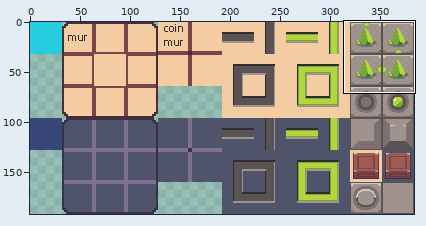
Two states of a sprite sheet, assets/images/tilemap.png. Above: a wide view before the commit, with the close-up outlined.
Close-up. Before:
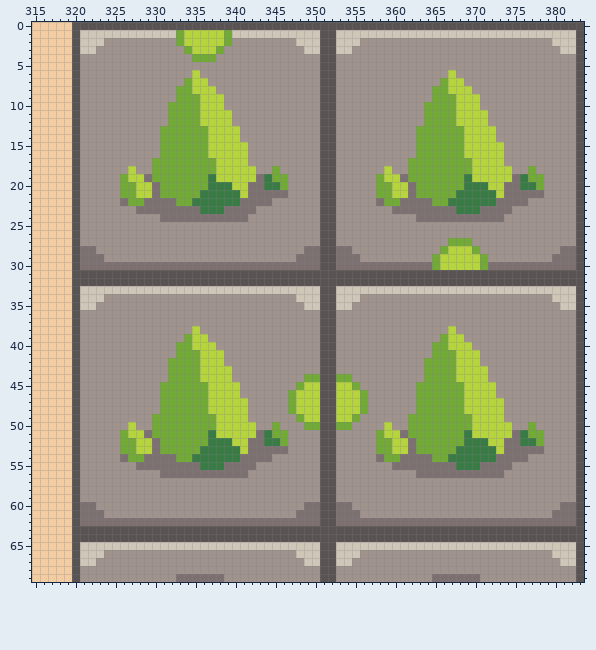
The file is 384x192 pixels. Shown: x 315..383, y 0..69. The commit also changed other parts of the picture, which this record leaves out.
After:
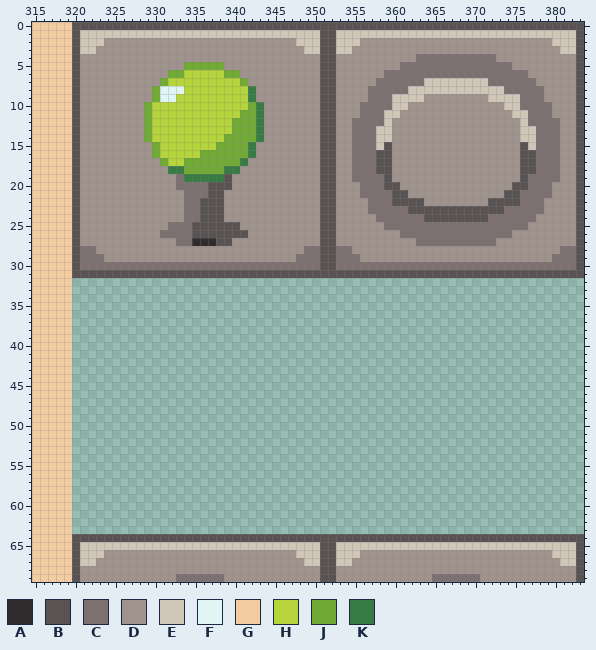
Palette (. is transparent): A #302c2e  B #5a5353  C #7d7071  D #a0938e  E #cfc6b8  F #dff6f5  G #f4cca1  H #b6d53c  J #71aa34  K #397b44
The exact change:
Changed rows in their new state; - is an unchanged pixel.
first column x 320:
 1 -------------EEEEEEE--------------------------------------------
 2 -------------DDDDDDD--------------------------------------------
 3 --------------DDDDD---------------------------------------------
 4 ---------------DDD-------------------------CCCCCCCCCC-----------
 5 --------------JJJJJ----------------------CCCCCCCCCCCCCC---------
 6 ------------JJH-HHHJJ------------------CCCCCCCCCCCCCCCCCC-------
 7 -----------JHHH--HHHHJ----------------CCCCCCEEEEEEEECCCCCC------
 8 ----------JFFFH---HHHHK--------------CCCCCEEEEEEEEEEEECCCCC-----
 9 ----------JFFHHH---HHHK--------------CCCEEEE-DDDDDD-EEEECCC-----
10 ---------JHHHHHH---HHHJK------------CCCCEE--DDDDDDD---EECCCC----
11 ---------JHHHHHH----HJJK------------CCCEE---DDDDDDDD---EECCC----
12 ---------JHHHHHH----JJJK-----------CCCCE----DDDDDDDD----ECCCC---
13 ---------JHHHHHHH---JJJK-----------CCCEE---DDDDDDDDDD---EECCC---
14 ---------JHHHHHHH--JJJJK-----------CCCEE---DDDDDDDDDD---EECCC---
15 ----------JHHHHHH-JJJJK------------CCCEB---DDDDDDDDDDD--BECCC---
16 ----------JHHHHH-JJJJJK------------CCCBB---DDDDDDDDDDD--BBCCC---
17 ----------D-HH----JJJK-------------CCCBB--DDDDDDDDDDDD--BBCCC---
18 -------D--DDKK----JKKDD--D---------CCCBB--DDDDDDDDDDDDD-BBCCC---
19 ------DDDDDDDCKKK-KBDDDDDDD--------CCCCBDDDDDDDDDDDDDDDDBCCCC---
20 ------DDDDDDDCCCCBBBDDDDDDD---------CCCBBDDDDDDDDDDDDDDBBCCC----
21 ------DDDDDDDDCCCBBDDDDDDDD---------CCCCBBDDDDDDDDDDDDBB---C----
22 ------DDDDDDDDCCBBBDDDDDD------------C-CBBBBDDDDDDDDBBBB-CC-----
23 --------DDDDDD--BBBDDDD--------------CCC--BBBBBBBBBBBB-CCCC-----
24 -----------DDD--BBBDDD----------------CCCCC-BBBBBBBB--CCCC------
25 ------------CCCBBBBBB------------------CCCCCCCCCCCCCCCCCC-------
26 -----------CCCCBBBBBBB-------------------CCCCCCCCCCCCCC---------
27 -------------CCAAABB-----------------------CCCCCCCCCC-----------
28 ----------------------------------------------DDDDD-------------
29 ---------------------------------------------DDDDDDD------------
30 ---------------------------------------------CCCCCCC------------
32 ................................................................
33 ................................................................
34 ................................................................
35 ................................................................
36 ................................................................
37 ................................................................
38 ................................................................
39 ................................................................
40 ................................................................
41 ................................................................
42 ................................................................
43 ................................................................
44 ................................................................
45 ................................................................
46 ................................................................
47 ................................................................
48 ................................................................
49 ................................................................
50 ................................................................
51 ................................................................
52 ................................................................
53 ................................................................
54 ................................................................
55 ................................................................
56 ................................................................
57 ................................................................
58 ................................................................
59 ................................................................
60 ................................................................
61 ................................................................
62 ................................................................
63 ................................................................
Where, in picture pixels (left, top, right, bottom), the same in both close-ups:
changed: (72, 30, 584, 534)
